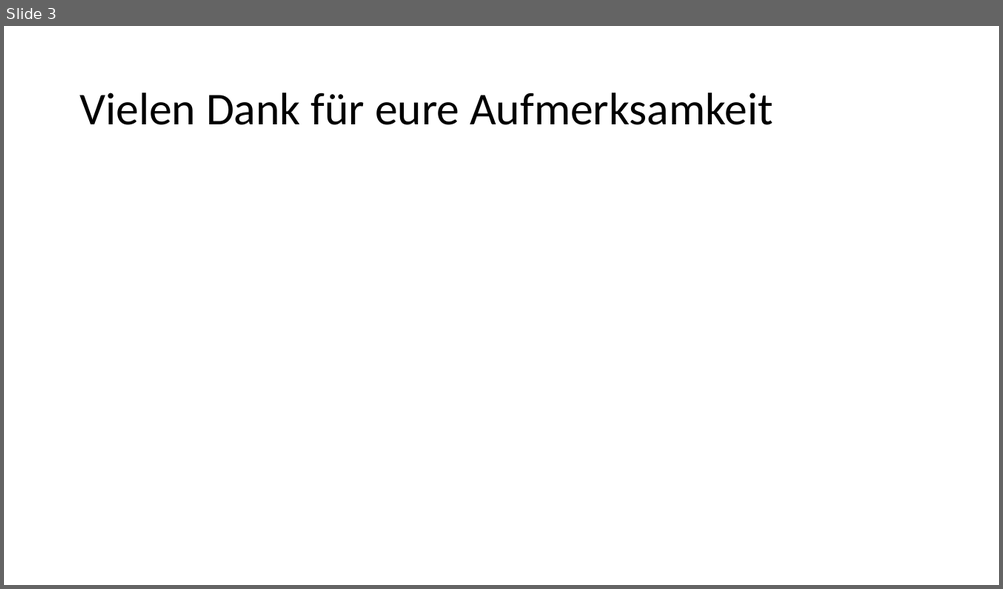
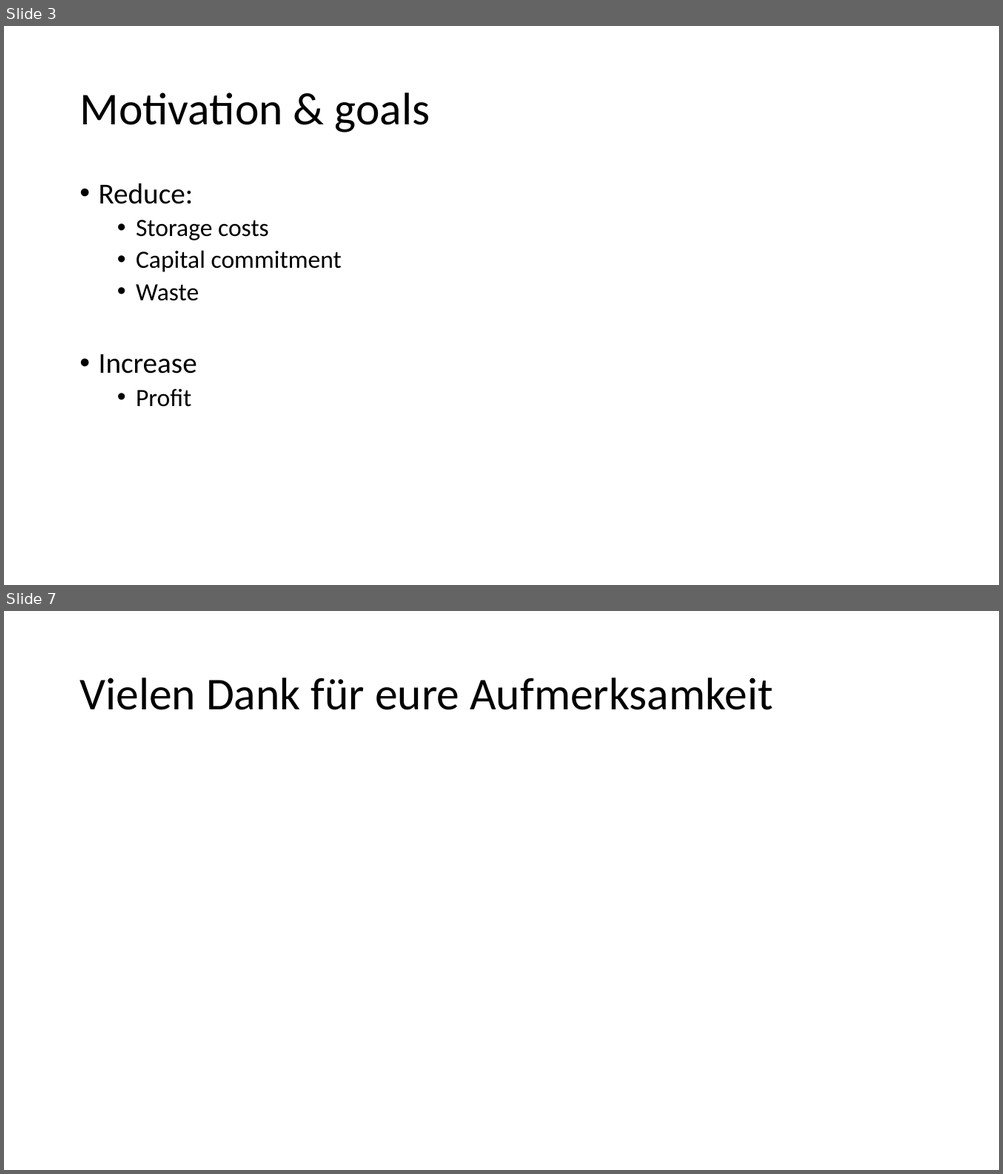
Before and after one commit to AndreasNeuhierl/InnoMgmt, a slide deck: PPT_KI_Innovation.pptx. Shown one above the other, each under a label of ours: slide 3 before the commit, slides 3 and 7 after it; the slides between them are not shown. The pictures are 1003x589 and 1003x1174 pixels, drawn with LibreOffice and Linux fonts; fonts in the diff are those of the drawing. Boxes give left, top, right and bottom in pixels: in the first picture for what was removed or moved away, otherwise in the second. Text is boxed around its words. In the diff, an @@ line names an element or a change of style, - is before the commit and + after.

```diff
--- a/PPT_KI_Innovation.pptx
+++ b/PPT_KI_Innovation.pptx
@@ slide 3 added at box(4, 26, 999, 585), background #FFFFFF @@
@@ title added at box(79, 93, 430, 133), 44 pt, text #000000 @@
+Motivation & goals
@@ text added at box(99, 183, 341, 407), 24 pt, text #000000 @@
+• Reduce:
+  • Storage costs
+  • Capital commitment
+  • Waste
+• Increase
+  • Profit
@@ what was slide 3 is now slide 7 @@
```
Also in this commit, not shown: 1 slide changed, 4 other slides added, 1 slide removed, 1 other file.
